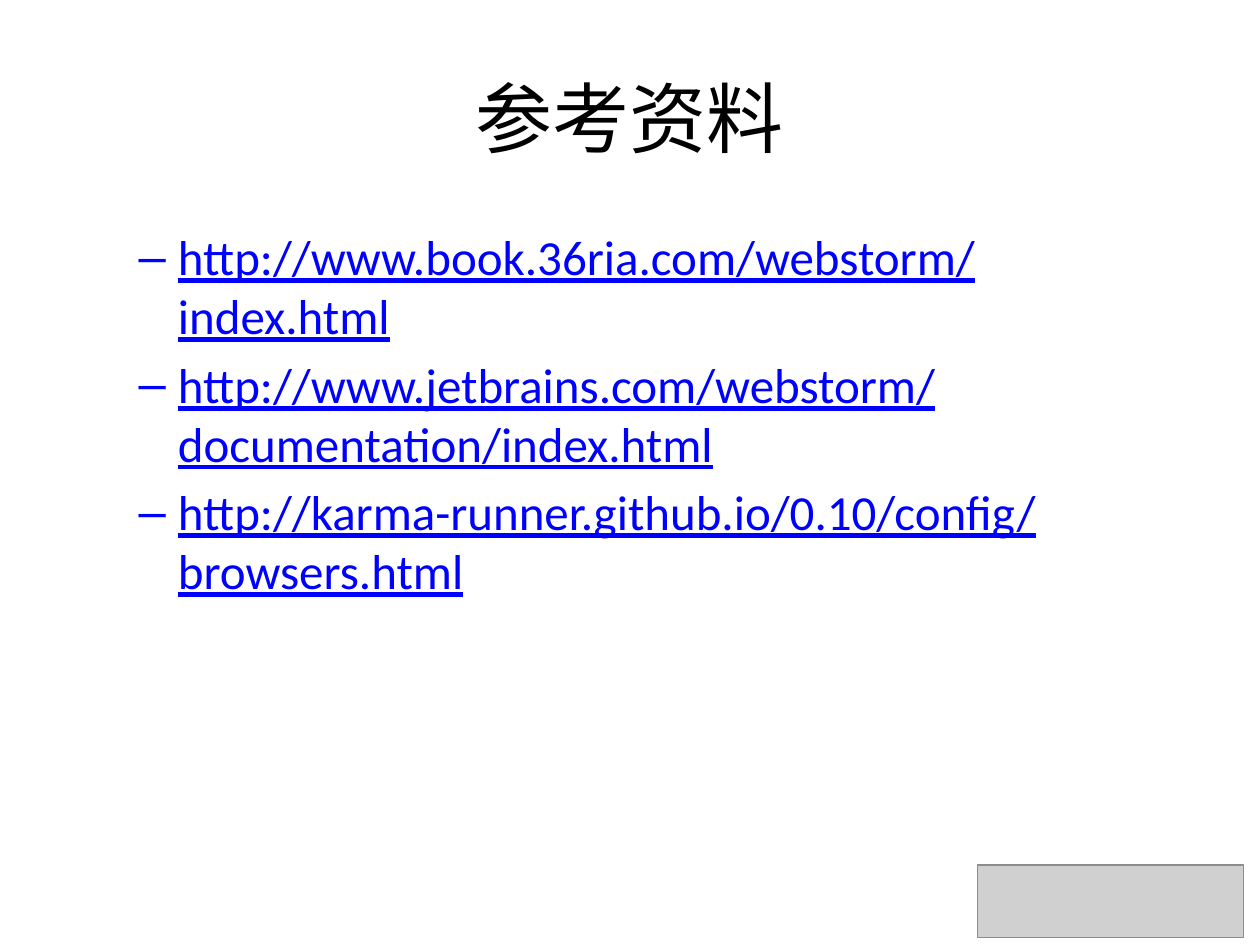
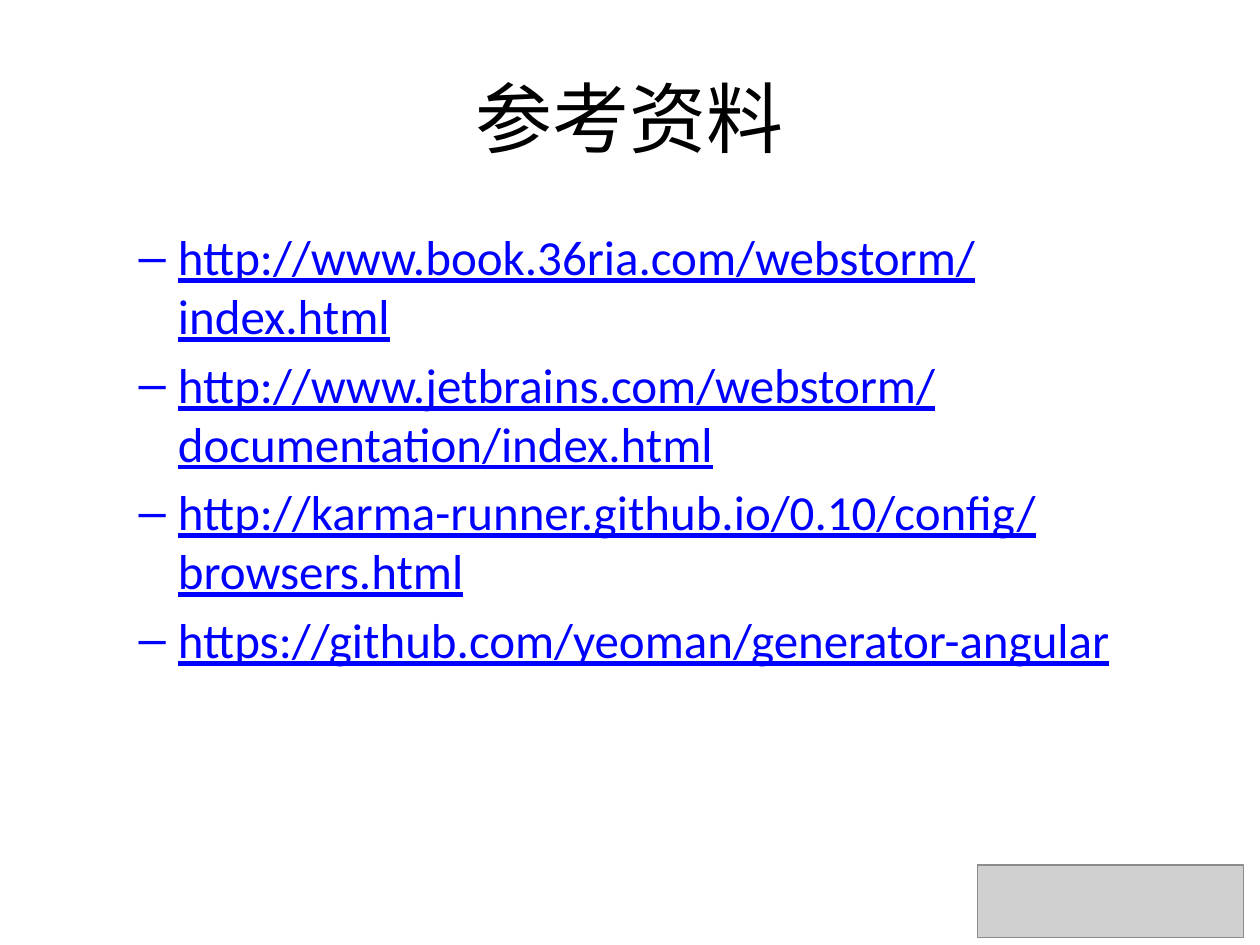
Before and after one commit to lynzz/myshare, a slide deck: slide 12 of 201311/webstorm.pptx (slide 11 before the commit). Drawn at 1260x945 pixels with LibreOffice and Linux fonts; fonts in the diff are those of the drawing; grey boxes stand for pictures; background and template pictures are left out. Boxes give left, top, right and bottom in pixels: in the first picture for what was removed or moved away, otherwise in the second. Text is boxed around its words. In the diff, an @@ line names an element or a change of style, - is before the commit and + after.

```diff
--- a/201311/webstorm.pptx
+++ b/201311/webstorm.pptx
@@ text at bbox=[178, 624, 1109, 667]: paragraph added @@
+  – https://github.com/yeoman/generator-angular
```
Also in this commit, not shown: 1 other slide changed, 4 slides added, 5 slides removed.
